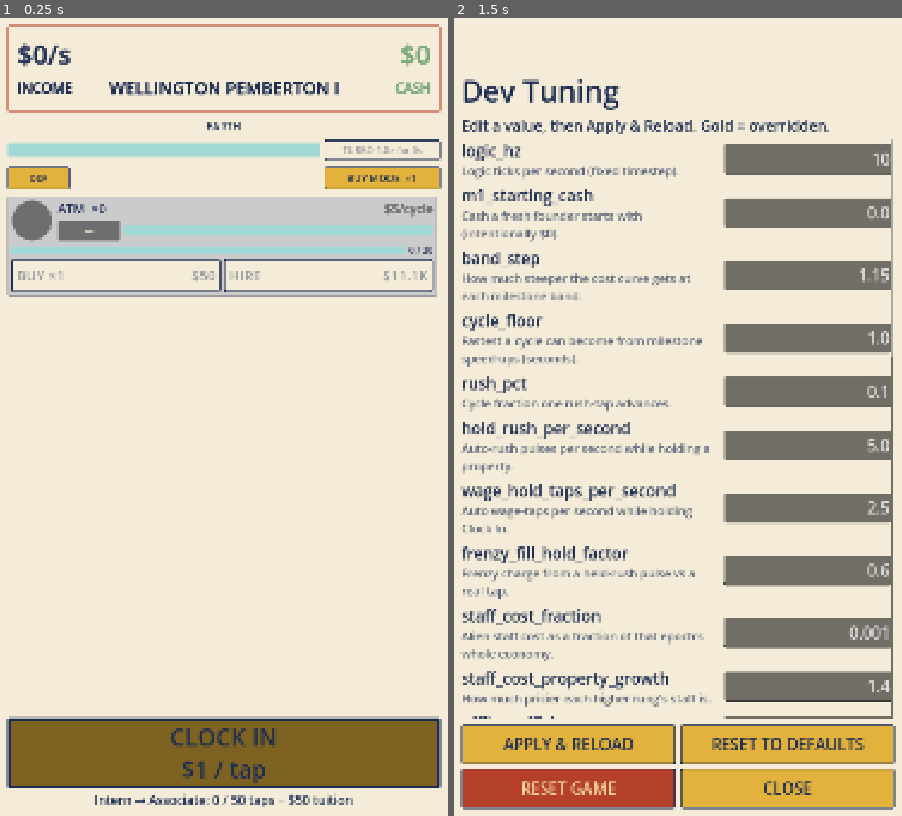
Above: before the commit, frames 1-2 (left to right).
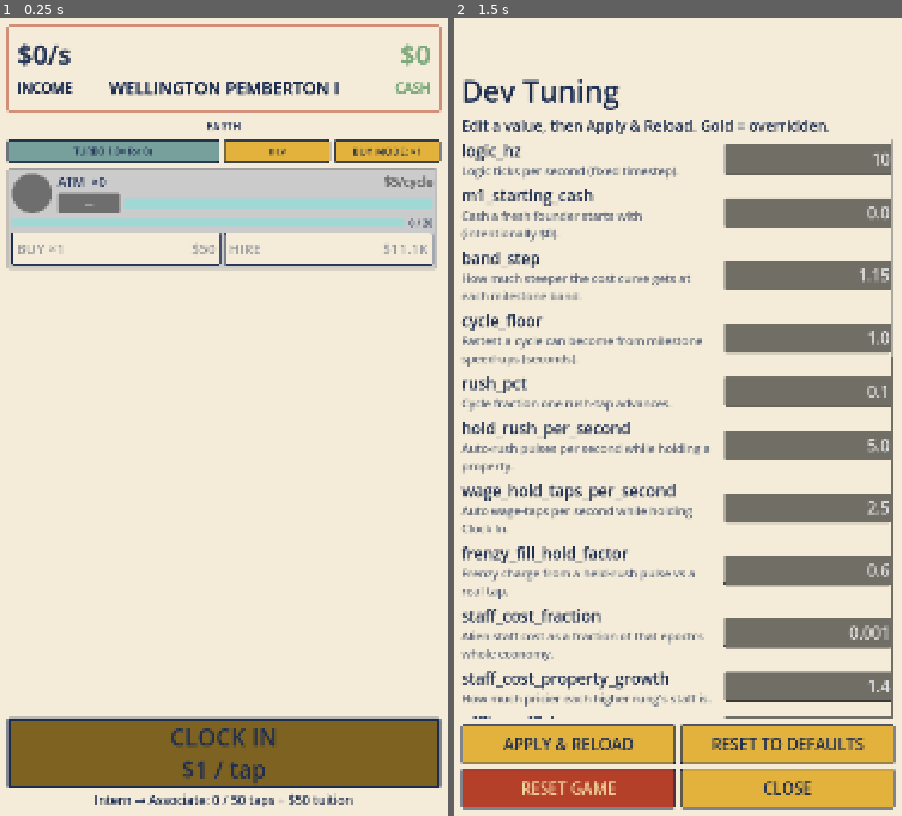
Above: after the commit, the same moments.

Repository: TimGoergen/american-tycoon
Game: Godot game, scene res://Main.tscn
Same seed, same stepped clock (60 frames per second), same inputs: the game is played once before the commit and once after it.
Inputs:
- Up to frame 1 (0.25 s): no input
- Up to frame 2 (1.5 s): click "DEV" at 0.5 s; click "BUY MODE: ×1" at 1.25 s

The runs differ from the first frame. In frame 1, 14% of the frame differs, in the area x 1-99%, y 15-35%; in frame 2, less than 0.1%.

Commit message:
ui: TURBO button uses frenzy meter as background; TURBO/DEV/buy-mode action row 50/25/25
- FrenzyBar is now a ProgressBar whose mustard/red fill is the TURBO
  button background, with a transparent centered-label button overlaid
  (the wage-meter pattern).
- Main.gd: single action row — TURBO (50%) + DEV (25%) + buy-mode (25%)
  via HBox stretch ratios 2:1:1.
- UiPalette: generalize the framed-meter style into reusable
  style_framed_progress(); style_gold_progress now calls it. Remove the
  unused ACTION_COLUMN_WIDTH constant.
- UI Design Notes: log the TURBO/action-row decisions as DONE.

Co-Authored-By: Claude Opus 4.8 <noreply@anthropic.com>

Diff:
--- a/game/scripts/Main.gd
+++ b/game/scripts/Main.gd
@@ -185,39 +185,43 @@
 	_epoch_label.add_theme_font_size_override("font_size", 26)
 	column.add_child(_epoch_label)
 
+	# The action row (Tim, 2026-06-21): the TURBO button (its background is the frenzy
+	# meter) takes the left half of the row; the DEV and buy-mode buttons split the
+	# right half, 25% each. Stretch ratios 2 : 1 : 1 give that 50/25/25 split.
+	var action_row := HBoxContainer.new()
+	action_row.add_theme_constant_override("separation", 10)
+	column.add_child(action_row)
+
 	_frenzy_bar = FrenzyBar.new()
 	_frenzy_bar.setup(game.frenzy, tuning)
 	_frenzy_bar.pop_requested.connect(_on_pop_requested)
-	column.add_child(_frenzy_bar)
-
-	# Global buy-mode toggle: one button cycles ×1 → ×10 → UPGRADE → MAX
-	# and every row's buy button follows it (GDD §3.1 bulk-buy requirement).
-	var toggle_line := HBoxContainer.new()
-	column.add_child(toggle_line)
+	_frenzy_bar.size_flags_horizontal = Control.SIZE_EXPAND_FILL
+	_frenzy_bar.size_flags_stretch_ratio = 2.0  # half the row; DEV + buy split the other half
+	action_row.add_child(_frenzy_bar)
 
 	# Dev tools entry: opens the balance tuning panel (GDD §13). Neutral mustard —
 	# it is a tool, not a destructive action; the save-wipe now lives inside the
-	# panel (the old standalone red RESET button folded into it). Sits on the left
-	# of the buy-mode toggle for now; it will move into a settings screen later.
+	# panel (the old standalone red RESET button folded into it). Will move into a
+	# settings screen later. 25% of the row (default stretch ratio 1.0).
 	var dev_button := Button.new()
-	dev_button.custom_minimum_size = Vector2(150, 56)
+	dev_button.custom_minimum_size = Vector2(0, 56)
+	dev_button.size_flags_horizontal = Control.SIZE_EXPAND_FILL
 	dev_button.add_theme_font_size_override("font_size", 20)
 	UiPalette.style_button(dev_button, false)
 	dev_button.text = "DEV"
 	dev_button.pressed.connect(_on_dev_pressed)
-	toggle_line.add_child(dev_button)
-
-	var toggle_spacer := Control.new()
-	toggle_spacer.size_flags_horizontal = Control.SIZE_EXPAND_FILL
-	toggle_line.add_child(toggle_spacer)
-
+	action_row.add_child(dev_button)
+
+	# Global buy-mode toggle: one button cycles ×1 → ×10 → UPGRADE → MAX and every
+	# row's buy button follows it (GDD §3.1 bulk-buy requirement). 25% of the row.
 	_buy_mode_button = Button.new()
-	_buy_mode_button.custom_minimum_size = Vector2(UiPalette.ACTION_COLUMN_WIDTH, 56)
+	_buy_mode_button.custom_minimum_size = Vector2(0, 56)
+	_buy_mode_button.size_flags_horizontal = Control.SIZE_EXPAND_FILL
 	_buy_mode_button.add_theme_font_size_override("font_size", 24)
 	UiPalette.style_button(_buy_mode_button, false)
 	_buy_mode_button.text = "BUY MODE: " + _buy_mode_caption(_buy_mode)
 	_buy_mode_button.pressed.connect(_on_buy_mode_toggled)
-	toggle_line.add_child(_buy_mode_button)
+	action_row.add_child(_buy_mode_button)
 
 	# The property ladder: 12 rows in a vertical scroll (GDD §2: a vertical
 	# ladder scrolled upward as you ascend).
--- a/game/scripts/ui/FrenzyBar.gd
+++ b/game/scripts/ui/FrenzyBar.gd
@@ -1,18 +1,20 @@
 class_name FrenzyBar
-extends HBoxContainer
+extends ProgressBar
 
-# Frenzy meter UI (Spec §7, Style Guide §8): mustard fill while charging,
-# red fill while burning down. The pop button always previews its live
-# reward ("POP ×2.4 for 54s") — every irreversible decision shows its
-# reward first (Spec §7 house rule).
+# The frenzy meter IS the TURBO button (Tim, 2026-06-21): the meter fill doubles as
+# the button background — mustard while charging, red while burning — with a
+# transparent Button overlaid on top that carries the TURBO label and catches the
+# tap (the same "meter as button background" pattern the wage button uses).
+#
+# The label always previews the live reward ("TURBO 2.4× for 54s") — every
+# irreversible decision shows its reward first (Spec §7 house rule).
 
 signal pop_requested
 
 var _frenzy: FrenzyState
 var _tuning: TuningConfig
 
-var _bar: ProgressBar
-var _pop_button: Button
+var _button: Button
 var _showing_burn_style := false
 
 ## Eased fill shown on the bar. The true meter is driven by the 10 Hz logic tick,
@@ -28,44 +30,58 @@
 
 
 func _ready() -> void:
-	add_theme_constant_override("separation", 10)
+	min_value = 0.0
+	max_value = 1.0
+	show_percentage = false
+	# 56px tall to line up with the DEV / buy-mode buttons sharing its row.
+	custom_minimum_size = Vector2(0, 56)
+	size_flags_vertical = Control.SIZE_FILL
+	UiPalette.style_framed_progress(self, UiPalette.MUSTARD_GOLD, UiPalette.ATOMIC_TEAL)
 
-	_bar = ProgressBar.new()
-	_bar.min_value = 0.0
-	_bar.max_value = 1.0
-	_bar.show_percentage = false
-	_bar.custom_minimum_size = Vector2(0, 34)
-	_bar.size_flags_horizontal = Control.SIZE_EXPAND_FILL
-	_bar.size_flags_vertical = Control.SIZE_SHRINK_CENTER
-	UiPalette.style_progress_bar(_bar, UiPalette.MUSTARD_GOLD)
-	add_child(_bar)
+	# Transparent button overlaying the meter: the gold/red fill shows through, and
+	# only the TURBO label and the tap belong to the button. Empty styleboxes (with a
+	# little side padding) keep the meter visible while leaving room for the label so
+	# it doesn't kiss the navy frame.
+	var label_padding := StyleBoxEmpty.new()
+	label_padding.content_margin_left = 14
+	label_padding.content_margin_right = 14
 
-	_pop_button = Button.new()
-	# Same width as the buy-mode toggle, so the two right-hand controls share a column.
-	_pop_button.custom_minimum_size = Vector2(UiPalette.ACTION_COLUMN_WIDTH, 0)
-	_pop_button.add_theme_font_size_override("font_size", 22)
-	UiPalette.style_button(_pop_button, true)  # red: the pop is an act button
-	_pop_button.pressed.connect(func() -> void: pop_requested.emit())
-	add_child(_pop_button)
+	_button = Button.new()
+	_button.set_anchors_preset(Control.PRESET_FULL_RECT)
+	# Horizontally centered label (Tim, 2026-06-21).
+	_button.alignment = HORIZONTAL_ALIGNMENT_CENTER
+	_button.add_theme_font_size_override("font_size", 22)
+	_button.add_theme_stylebox_override("normal", label_padding)
+	_button.add_theme_stylebox_override("hover", label_padding)
+	_button.add_theme_stylebox_override("pressed", label_padding)
+	_button.add_theme_stylebox_override("focus", StyleBoxEmpty.new())
+	_button.add_theme_color_override("font_color", UiPalette.NAVY)
+	_button.add_theme_color_override("font_hover_color", UiPalette.NAVY)
+	_button.add_theme_color_override("font_pressed_color", UiPalette.INK_NAVY)
+	# Disabled is the common state (can't pop until charged) — keep the label dark and
+	# readable rather than the default greyed-out wash.
+	_button.add_theme_color_override("font_disabled_color", UiPalette.NAVY)
+	_button.pressed.connect(func() -> void: pop_requested.emit())
+	add_child(_button)
 
 
 func _process(delta: float) -> void:
 	_displayed_fill = BarSmoothing.approach(_displayed_fill, _frenzy.meter, delta)
-	_bar.value = _displayed_fill
+	value = _displayed_fill
 
 	if _frenzy.mode == FrenzyState.Mode.BURNING:
 		_set_burn_style(true)
 		var seconds_left := _frenzy.meter * _tuning.frenzy_burn_duration
 		# Multiplier reads "2.4×" (the × trails the number) per Tim's call.
-		_pop_button.text = "%.1f× — %ds left" % [_frenzy.locked_multiplier, int(seconds_left)]
-		_pop_button.disabled = true
+		_button.text = "%.1f× — %ds left" % [_frenzy.locked_multiplier, int(seconds_left)]
+		_button.disabled = true
 	else:
 		_set_burn_style(false)
 		# Live preview of what a pop right now would lock in.
 		var preview_mult := 1.0 + (_tuning.frenzy_max_multiplier - 1.0) * _frenzy.meter
 		var preview_secs := _frenzy.meter * _tuning.frenzy_burn_duration
-		_pop_button.text = "TURBO %.1f× for %ds" % [preview_mult, int(preview_secs)]
-		_pop_button.disabled = not _frenzy.can_pop()
+		_button.text = "TURBO %.1f× for %ds" % [preview_mult, int(preview_secs)]
+		_button.disabled = not _frenzy.can_pop()
 
 
 ## Swap the fill color when entering/leaving a burn. Only on change — the
@@ -75,4 +91,4 @@
 		return
 	_showing_burn_style = burning
 	var fill := UiPalette.KETCHUP_RED if burning else UiPalette.MUSTARD_GOLD
-	UiPalette.style_progress_bar(_bar, fill)
+	UiPalette.style_framed_progress(self, fill, UiPalette.ATOMIC_TEAL)
--- a/game/scripts/ui/UiPalette.gd
+++ b/game/scripts/ui/UiPalette.gd
@@ -22,12 +22,6 @@
 const LIGHT_GRAY := Color("#CBCBCB")  # unowned row background
 const MID_GRAY := Color("#9A9A9A")    # unowned borders
 const DARK_GRAY := Color("#6E6E6E")   # unowned start button + portrait circle
-
-## Shared width (px) for the buy-mode toggle and the frenzy TURBO button. Kept equal
-## and defined in one place so the two right-hand controls line up as one column
-## (Tim's call) and can't drift apart when their widths are feel-tuned.
-const ACTION_COLUMN_WIDTH := 280
-
 
 ## Cream plate with a navy border — the standard card/panel (§8).
 static func make_panel_style() -> StyleBoxFlat:
@@ -86,29 +80,39 @@
 	bar.add_theme_stylebox_override("fill", fill)
 
 
-## Dark-gold plate with a bright-gold fill — the "clock in" wage button doubles
-## as a promotion-progress meter (UI notes §2: dark gold background, bright gold
-## bar). The dark gold is a darkened MUSTARD_GOLD; it's a deliberate extension of
-## the §1 nine-color palette for this one meter, pending style-guide blessing.
-static func style_gold_progress(bar: ProgressBar) -> void:
-	# Thick navy frame around the whole meter (Tim's call: a heavier outline).
-	var border_width := 8
+## A progress meter framed as a button surface: a colored track inside a navy
+## frame, with the fill inset so it grows INSIDE the frame instead of painting over
+## it. Used wherever a meter doubles as a button background — the wage "clock in"
+## meter (§2) and the frenzy TURBO button. `border_width` defaults to the standard
+## 3px plate frame so a meter-button lines up with the ordinary buttons beside it;
+## the wage meter overrides it heavier.
+static func style_framed_progress(
+		bar: ProgressBar, fill_color: Color, track_color: Color, border_width: int = 3
+) -> void:
 	var track := StyleBoxFlat.new()
-	track.bg_color = MUSTARD_GOLD.darkened(0.45)
+	track.bg_color = track_color
 	track.border_color = NAVY
 	track.set_border_width_all(border_width)
 	track.set_corner_radius_all(4)
 
 	var fill := StyleBoxFlat.new()
-	fill.bg_color = MUSTARD_GOLD
+	fill.bg_color = fill_color
 	fill.set_corner_radius_all(4)
 	# Negative expand margins shrink the fill's draw rect inward by the frame
-	# thickness, so the bright-gold fill stays INSIDE the navy outline as it grows
-	# rather than painting over the frame.
+	# thickness, so the fill stays INSIDE the navy outline as it grows rather than
+	# painting over the frame.
 	fill.set_expand_margin_all(-float(border_width))
 
 	bar.add_theme_stylebox_override("background", track)
 	bar.add_theme_stylebox_override("fill", fill)
+
+
+## Dark-gold plate with a bright-gold fill — the "clock in" wage button doubles
+## as a promotion-progress meter (UI notes §2: dark gold background, bright gold
+## bar), with the heavier navy frame Tim called for. The dark gold is a darkened
+## MUSTARD_GOLD; a deliberate extension of the §1 palette for this meter.
+static func style_gold_progress(bar: ProgressBar) -> void:
+	style_framed_progress(bar, MUSTARD_GOLD, MUSTARD_GOLD.darkened(0.45), 8)
 
 
 ## Faint-green plate for a staffed property's hire button — signals "this one is
Not shown, changed: docs/American_Tycoon_UI_Design_Notes_v0_1.md
